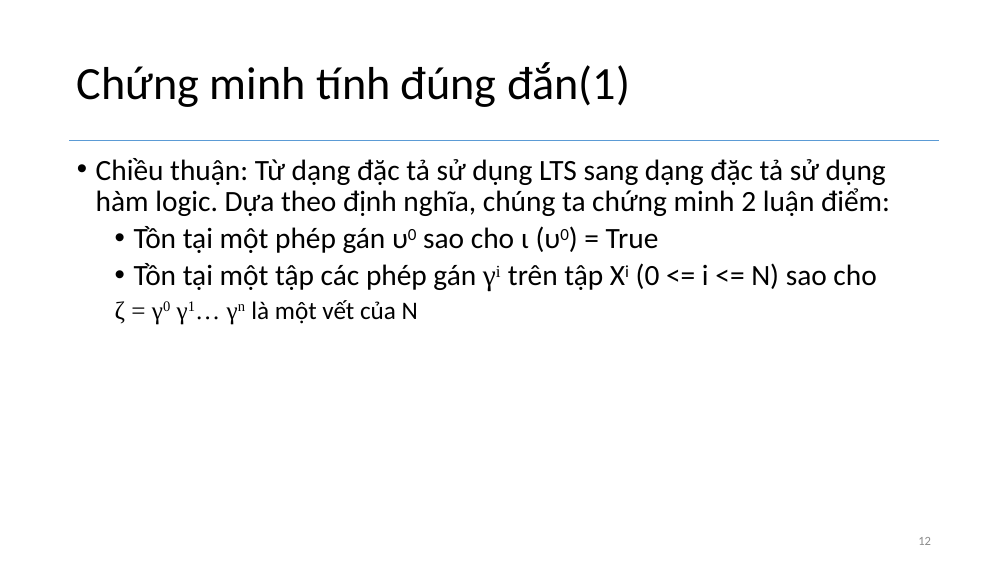
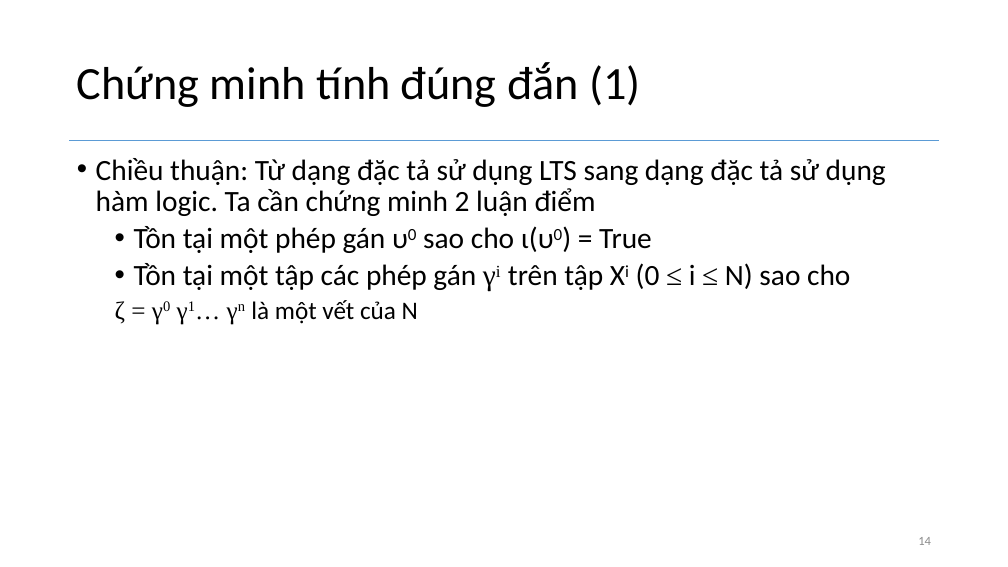
Before and after one commit to hunglv54/master, a slide deck: slide 14 of slide/hunglv_BaoCaoTienDo.pptx (slide 12 before the commit). Drawn at 1008x567 pixels with LibreOffice and Linux fonts; fonts in the diff are those of the drawing. Boxes give left, top, right and bottom in pixels: in the first picture for what was removed or moved away, otherwise in the second. Text is boxed around its words. In the diff, an @@ line names an element or a change of style, - is before the commit and + after.

```diff
--- a/slide/hunglv_BaoCaoTienDo.pptx
+++ b/slide/hunglv_BaoCaoTienDo.pptx
@@ title at bbox=[77, 62, 640, 107]: spaces changed @@
-Chứng minh tính đúng đắn(1)
+Chứng minh tính đúng đắn (1)
@@ text at bbox=[96, 158, 886, 290]: text changed @@
-• Chiều thuận: Từ dạng đặc tả sử dụng LTS sang dạng đặc tả sử dụng hàm logic. Dựa theo định nghĩa, chúng ta chứng minh 2 luận điểm:
-  • Tồn tại một phép gán υ0 sao cho ι (υ0) = True
-  • Tồn tại một tập các phép gán γi trên tập Xi (0 <= i <= N) sao cho
+• Chiều thuận: Từ dạng đặc tả sử dụng LTS sang dạng đặc tả sử dụng hàm logic. Ta cần chứng minh 2 luận điểm
+  • Tồn tại một phép gán υ0 sao cho ι(υ0) = True
+  • Tồn tại một tập các phép gán γi trên tập Xi (0 ≤ i ≤ N) sao cho
@@ page number at bbox=[918, 537, 931, 545]: text changed @@
-12
+14
```
Also in this commit, not shown: 9 other slides changed, 3 slides added, 30 other files.
